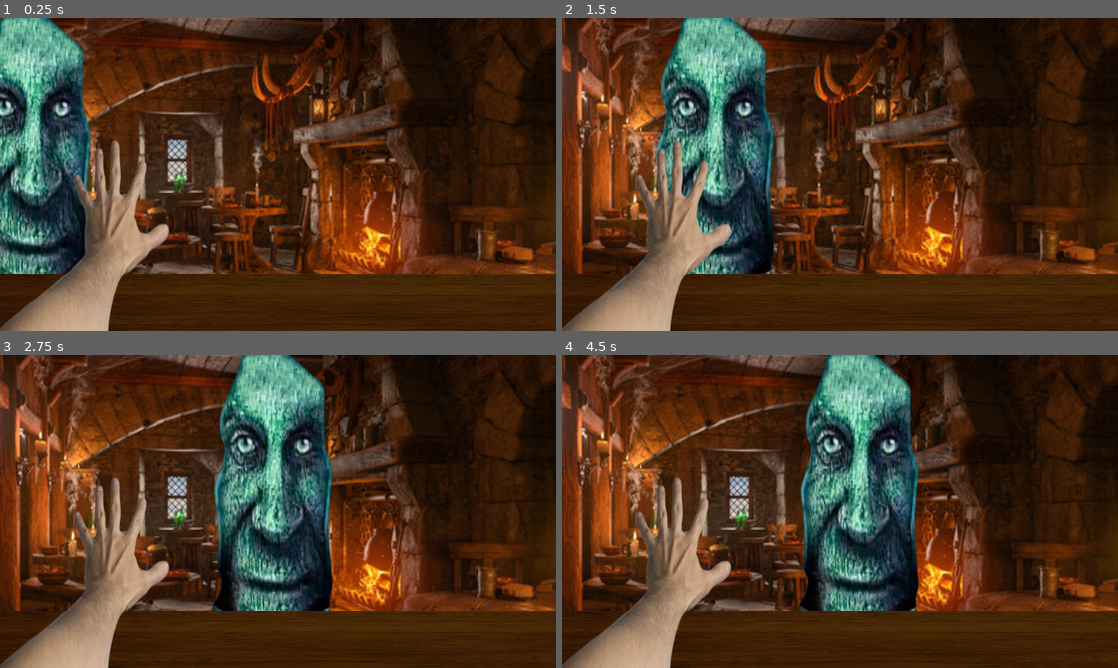
Above: before the commit, frames 1-4 (two rows, left to right).
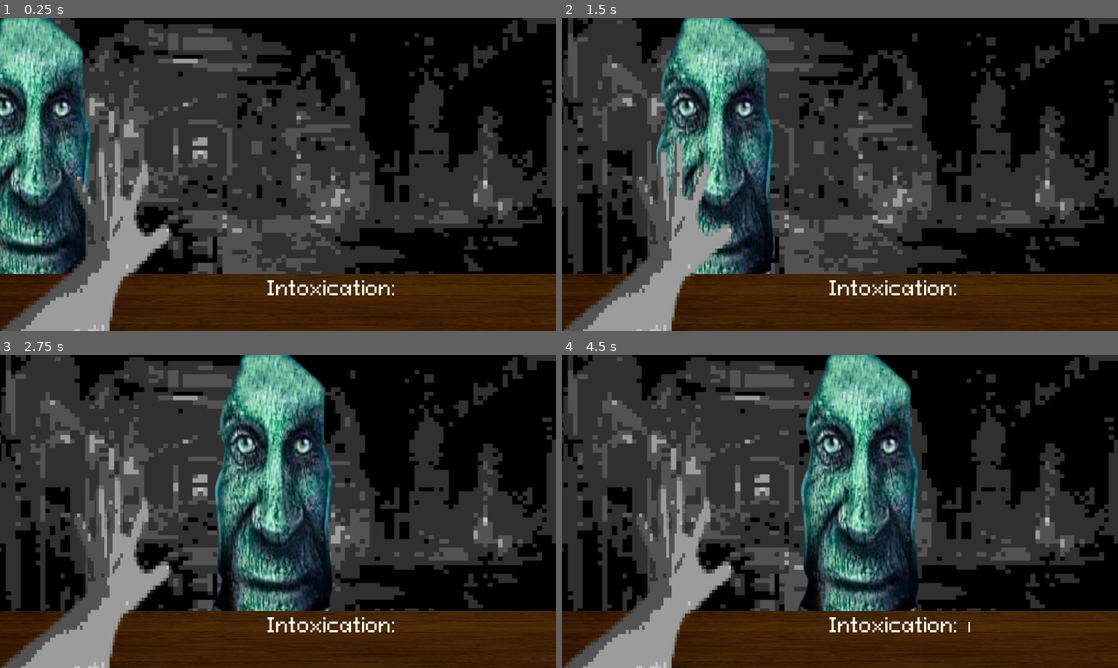
Above: after the commit, the same moments.

Repository: jonsoutherland/OneButtonJamREPO
Game: Godot game, scene res://level.tscn
The game is run twice, just before and just after one commit, with the same random seed, the same clock (stepped at 60 frames per second) and the same inputs. This scene is started directly instead of the project's main scene.
Inputs:
- Up to frame 1 (0.25 s): no input
- Up to frame 2 (1.5 s): hold Space (Iterate) 0.53-1.28 s; tap Space (Iterate) at 1.35 s
- Up to frame 3 (2.75 s): hold Space (Iterate) from 2.03 s (still down)
- Up to frame 4 (4.5 s): release Space (Iterate) at 2.78 s; tap Space (Iterate) at 2.85, 4.35 s; tap Enter at 3.5 s; hold Space (Iterate) 3.53-4.28 s

The runs differ from the first frame. In frame 1, 68% of the frame differs, in the area x 0-100%, y 0-100%; in frame 2, 68%; in frame 3, 65%; in frame 4, 65%.

Commit message:
Replaced Assets
Replaced the stock photos with new ones, probably going to make better ones in the near future.

Diff:
--- a/Player control.gd
+++ b/Player control.gd
@@ -6,15 +6,17 @@
 
 # Called when the node enters the scene tree for the first time.
 func _ready():
-	pass # Replace with function body.
+	pass
 
 
 # Called every frame. 'delta' is the elapsed time since the previous frame.
 func _process(delta):
 	player_is_drinking = Input.is_action_pressed("Iterate")
 	if player_is_drinking and enemy_is_ready:
+		$TextureProgressBar.value += 2
 		$Hand.set_visible(false)
 		$Drink.set_visible(true)
 	else:
+		$TextureProgressBar.value -= 1
 		$Hand.set_visible(true)
 		$Drink.set_visible(false)
--- a/level.tscn
+++ b/level.tscn
@@ -1,13 +1,15 @@
-[gd_scene load_steps=9 format=3 uid="uid://vnt5355mgfay"]
+[gd_scene load_steps=11 format=3 uid="uid://vnt5355mgfay"]
 
 [ext_resource type="Script" path="res://Player control.gd" id="1_50cqn"]
-[ext_resource type="Texture2D" uid="uid://d0h5bhj1w0w74" path="res://images/background placeholder.jpg" id="1_sd6oh"]
 [ext_resource type="Texture2D" uid="uid://22wiwv3mumio" path="res://images/enemy placeholder.png" id="2_b2uam"]
 [ext_resource type="Script" path="res://Background.gd" id="2_ot6xt"]
+[ext_resource type="Texture2D" uid="uid://t886wr8fpaec" path="res://images/background.png" id="2_pwm2a"]
 [ext_resource type="Texture2D" uid="uid://c4vsim2c5q3j4" path="res://images/table placeholder.jpg" id="2_s2b4f"]
-[ext_resource type="Texture2D" uid="uid://be7xel2rfnk1u" path="res://images/arm placeholder.png" id="2_tt7bm"]
 [ext_resource type="Script" path="res://Enemy.gd" id="3_sxihx"]
-[ext_resource type="Texture2D" uid="uid://bu2c00we7w73p" path="res://images/drink placeholder.png" id="6_3xlgr"]
+[ext_resource type="Texture2D" uid="uid://corqceioytj5x" path="res://images/hand.png" id="7_kvnjc"]
+[ext_resource type="Texture2D" uid="uid://cuhbc6o50ok88" path="res://images/drink.png" id="8_rq4e1"]
+[ext_resource type="FontFile" uid="uid://ciynf0kgqo7w" path="res://fonts/PixeloidSans-mLxMm.ttf" id="9_jmkb2"]
+[ext_resource type="Texture2D" uid="uid://bvbapjgihnk7m" path="res://images/bar.png" id="10_njjg2"]
 
 [node name="Level" type="Node2D"]
 
@@ -20,12 +22,12 @@
 
 [node name="Background" type="TextureRect" parent="Player control"]
 layout_mode = 0
-offset_left = -238.0
-offset_top = -168.0
-offset_right = 402.0
-offset_bottom = 192.0
-scale = Vector2(2.61318, 2.71752)
-texture = ExtResource("1_sd6oh")
+offset_left = -8.0
+offset_top = -5.0
+offset_right = 632.0
+offset_bottom = 355.0
+scale = Vector2(1.82473, 1.59488)
+texture = ExtResource("2_pwm2a")
 expand_mode = 2
 stretch_mode = 3
 script = ExtResource("2_ot6xt")
@@ -46,9 +48,29 @@
 [node name="Hand" type="Sprite2D" parent="Player control"]
 position = Vector2(240, 402)
 scale = Vector2(1, 1.47732)
-texture = ExtResource("2_tt7bm")
+texture = ExtResource("7_kvnjc")
 
 [node name="Drink" type="Sprite2D" parent="Player control"]
 position = Vector2(297, 357)
 scale = Vector2(1, 1.47732)
-texture = ExtResource("6_3xlgr")
+texture = ExtResource("8_rq4e1")
+
+[node name="Label" type="Label" parent="Player control"]
+layout_mode = 2
+offset_left = 554.0
+offset_top = 534.0
+offset_right = 824.0
+offset_bottom = 586.0
+theme_override_fonts/font = ExtResource("9_jmkb2")
+theme_override_font_sizes/font_size = 40
+text = "Intoxication:"
+
+[node name="TextureProgressBar" type="TextureProgressBar" parent="Player control"]
+layout_mode = 2
+offset_left = 842.0
+offset_top = 553.0
+offset_right = 1042.0
+offset_bottom = 753.0
+scale = Vector2(1.42636, 0.106125)
+max_value = 10000.0
+texture_progress = ExtResource("10_njjg2")
Binary file added: images/background.png
Not shown, added: images/background.png.import
Binary file added: images/drink.png
Not shown, added: images/drink.png.import
Binary file added: images/hand.png
Not shown, added: images/hand.png.import
